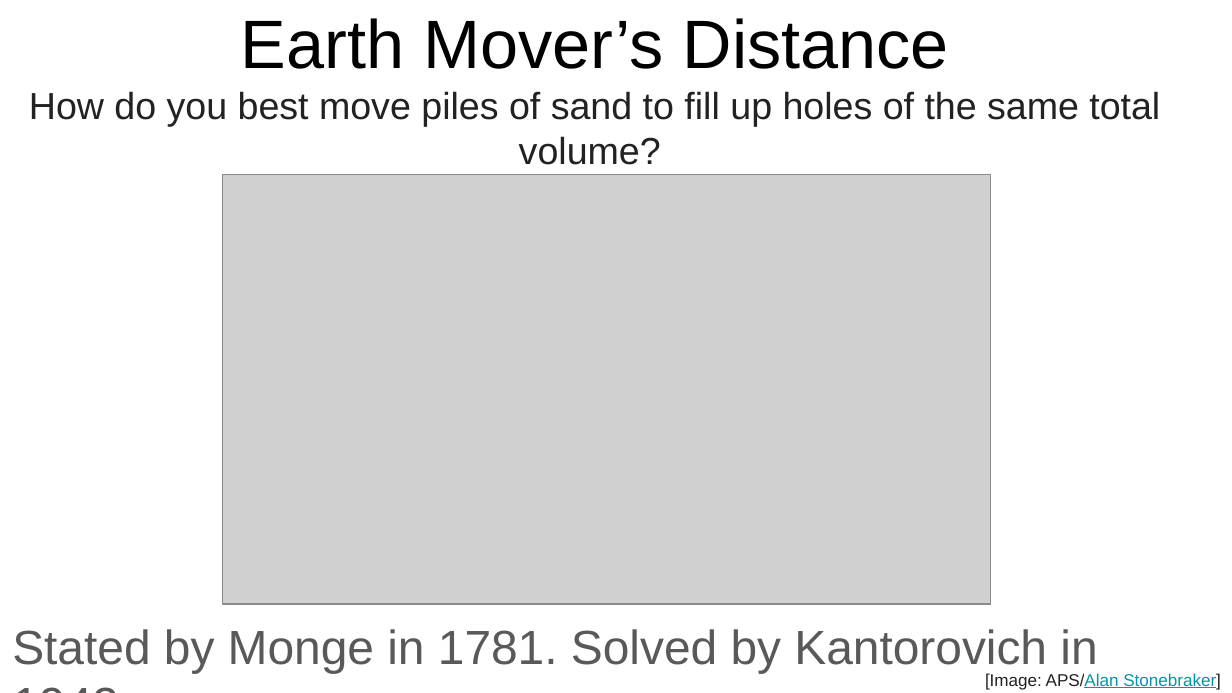
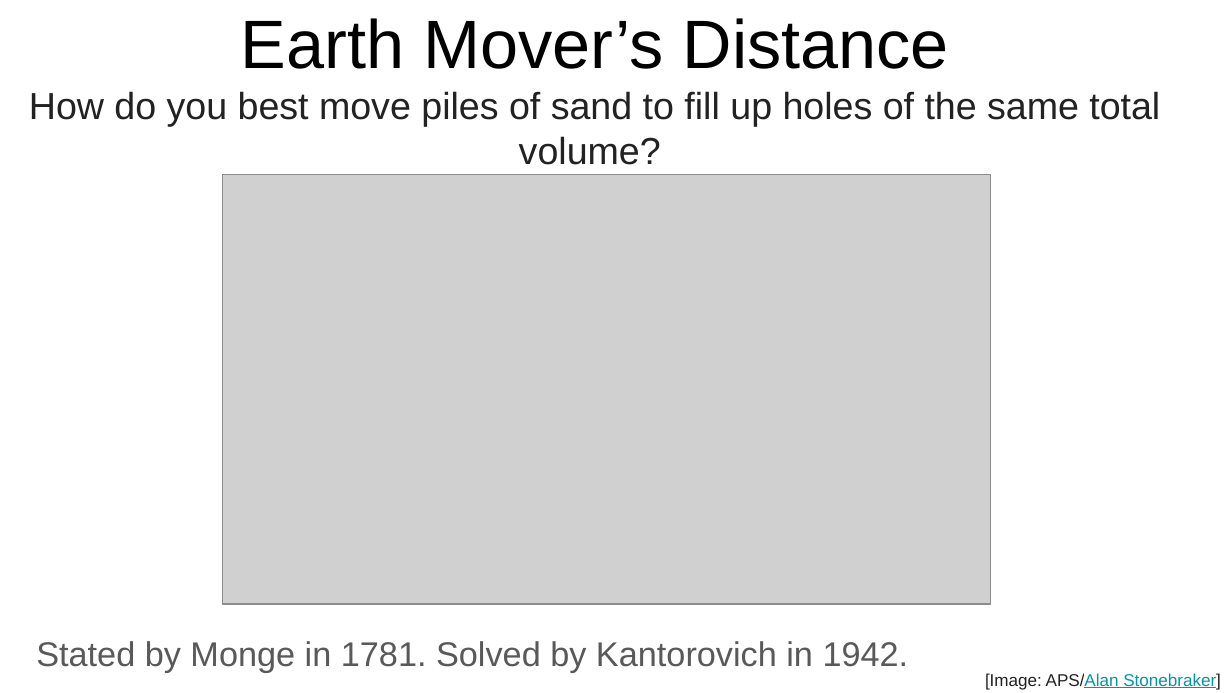
Before and after one commit to RishabGoel/pycon_india_slides, a slide deck: slide 6 of WMD_pycon_slides_2016.pptx (slide 13 before the commit). Drawn at 1232x693 pixels with LibreOffice and Linux fonts; fonts in the diff are those of the drawing; grey boxes stand for pictures. Boxes give left, top, right and bottom in pixels: in the first picture for what was removed or moved away, otherwise in the second. Text is boxed around its words. In the diff, an @@ line names an element or a change of style, - is before the commit and + after.

```diff
--- a/WMD_pycon_slides_2016.pptx
+++ b/WMD_pycon_slides_2016.pptx
@@ subtitle "Stated by Monge in 1781. ...": place and size @@
-subtitle "Stated by Monge in 1781. ..." at (12, 629, 1097, 673)
+subtitle "Stated by Monge in 1781. ..." at (36, 641, 909, 673)
@@ subtitle "Stated by Monge in 1781. ..." at (36, 641, 909, 673): size 28 to 20 pt @@
```
Also in this commit, not shown: 5 other slides changed, 1 slide added, 1 other file.
